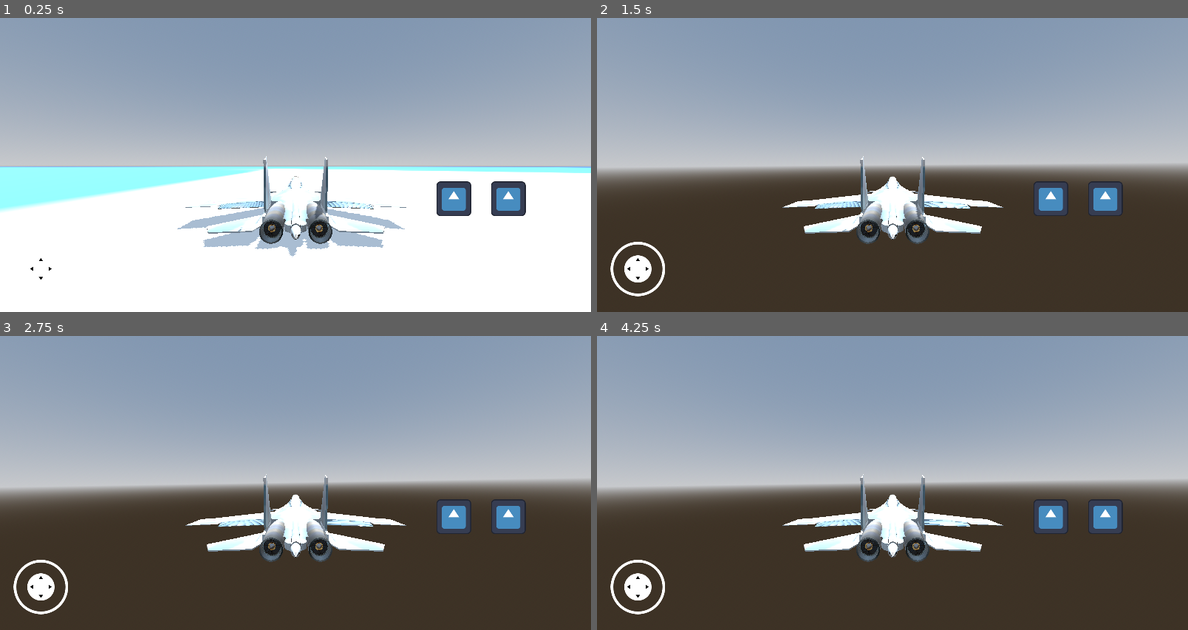
Above: before the commit, frames 1-4 (two rows, left to right).
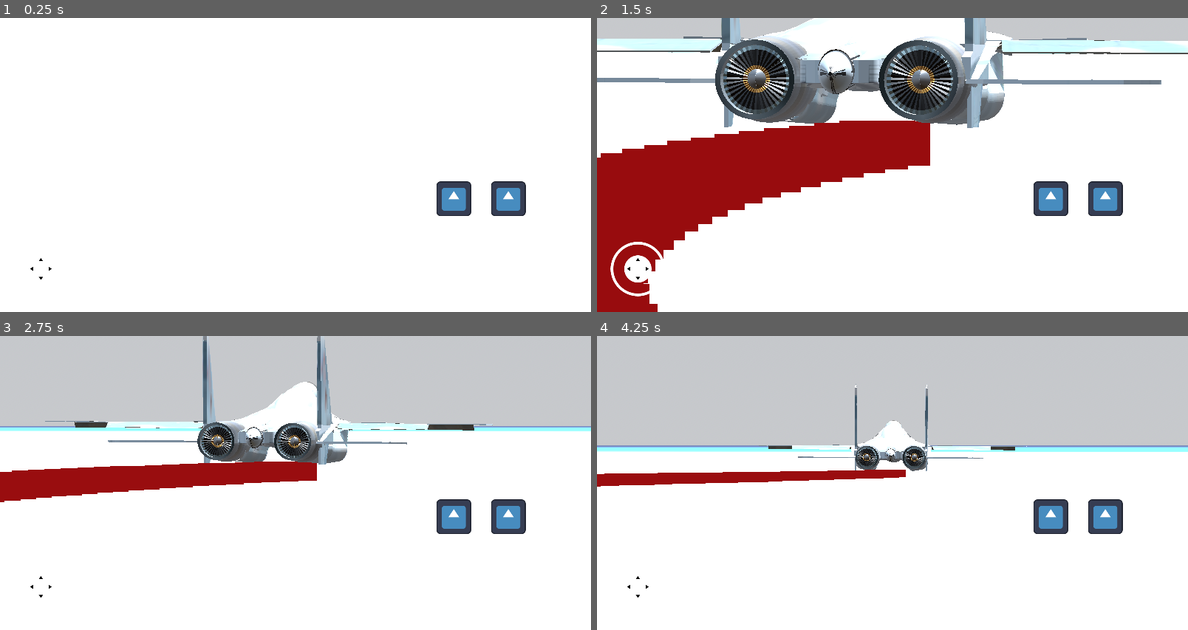
Above: after the commit, the same moments.

Repository: shahriarlabib000/Jet
Game: Godot game, scene res://scenes/main/main.tscn
Two runs of this game, one before a commit and one after it. Both use one fixed random seed, a clock stepped at 60 frames per second and the inputs below. The engine's default icon, where the game draws it, is replaced by a stand-in: a white triangle on a blue panel in a dark square.
Inputs (mouse positions are in pixels of both pictures, inside the frame that each line leads up to):
- Up to frame 1 (0.25 s): no input
- Up to frame 2 (1.5 s): move the mouse to (1022, 150) at 0.52 s; hold Right (ui_right) 0.53-1.25 s; click (1022, 150) at 0.67 s; drag from (774, 179) to (862, 223) at 1.27 s
- Up to frame 3 (2.75 s): move the mouse to (354, 418) at 2.02 s; hold Right (ui_right) from 2.03 s (still down)
- Up to frame 4 (4.25 s): release Right (ui_right) at 2.75 s; drag from (862, 541) to (715, 438) at 2.77 s; move the mouse to (1069, 527) at 3.52 s; hold Left (ui_left) from 3.53 s (still down)

The runs differ from the first frame. In frame 1, 59% of the frame differs, in the area x 0-100%, y 0-82%; in frame 2, 95%; in frame 3, 96%; in frame 4, 96%, in the area x 0-100%, y 0-100%.

Commit message:
improvements

Diff:
--- a/scenes/jet/jet.gd
+++ b/scenes/jet/jet.gd
@@ -1,6 +1,6 @@
 extends RigidBody3D
 
-@export var speed:int=200
+@export var speed:int=500
 @export var rollSpeed:int=2000
 @export var turnSpeed:int=1500
 var dir:float=0
@@ -9,7 +9,8 @@
 	print(get_viewport().size)
 
 func _integrate_forces(state: PhysicsDirectBodyState3D) -> void:
-	state.add_constant_central_force(basis.z * -speed)
+	state.apply_central_force(basis.z * -speed)
+
 
 func _physics_process(delta: float) -> void:
 	dir=Input.get_axis("ui_right","ui_left")
@@ -18,3 +19,4 @@
 	apply_torque(basis.x * delta * dir * turnSpeed)
 	dir=Input.get_axis("rRight","rLeft")
 	apply_torque(basis.z * delta * dir * rollSpeed)
+	$thirdPerson.global_rotation.z=0
--- a/scenes/jet/jet.tscn
+++ b/scenes/jet/jet.tscn
@@ -9,10 +9,23 @@
 [sub_resource type="BoxShape3D" id="BoxShape3D_e4iim"]
 size = Vector3(11, 1, 5)
 
+[sub_resource type="ParticleProcessMaterial" id="ParticleProcessMaterial_el7ce"]
+gravity = Vector3(0, 0, 0)
+
+[sub_resource type="StandardMaterial3D" id="StandardMaterial3D_1kns0"]
+albedo_color = Color(1, 0, 0, 1)
+billboard_mode = 3
+particles_anim_h_frames = 1
+particles_anim_v_frames = 1
+particles_anim_loop = false
+
+[sub_resource type="QuadMesh" id="QuadMesh_1lgn5"]
+material = SubResource("StandardMaterial3D_1kns0")
+
 [node name="jet" type="RigidBody3D"]
 gravity_scale = 0.0
 linear_damp = 3.0
-angular_damp = 3.0
+angular_damp = 8.0
 script = ExtResource("1_2ib58")
 
 [node name="Sketchfab_Scene" parent="." instance=ExtResource("1_o72pv")]
@@ -26,5 +39,17 @@
 transform = Transform3D(1, 0, 0, 0, 1, 0, 0, 0, 1, 0, 1.5, 4.116)
 shape = SubResource("BoxShape3D_e4iim")
 
-[node name="Camera3D" type="Camera3D" parent="."]
+[node name="thirdPerson" type="Camera3D" parent="."]
 transform = Transform3D(1, 0, 0, 0, 1, 0, 0, 0, 1, 0, 3.32246, 14.7547)
+current = true
+far = 40000.0
+
+[node name="firstPerson" type="Camera3D" parent="."]
+transform = Transform3D(1, 0, 0, 0, 1, 0, 0, 0, 1, 0, 2.18542, -2.16188)
+far = 40000.0
+
+[node name="GPUParticles3D" type="GPUParticles3D" parent="."]
+amount = 500
+lifetime = 5.0
+process_material = SubResource("ParticleProcessMaterial_el7ce")
+draw_pass_1 = SubResource("QuadMesh_1lgn5")
--- /dev/null
+++ b/scenes/main/main.gd
@@ -0,0 +1,12 @@
+extends Node3D
+
+
+# Called when the node enters the scene tree for the first time.
+func _ready() -> void:
+	pass # Replace with function body.
+
+
+# Called every frame. 'delta' is the elapsed time since the previous frame.
+func _process(delta: float) -> void:
+	$ground.fov=1#(100/$ground.position.distance_to($jet.position))* 100
+	$ground.look_at($jet.position)
--- a/scenes/main/main.tscn
+++ b/scenes/main/main.tscn
@@ -1,6 +1,7 @@
-[gd_scene load_steps=8 format=3 uid="uid://mhp42hdmvsdc"]
+[gd_scene load_steps=11 format=3 uid="uid://mhp42hdmvsdc"]
 
 [ext_resource type="PackedScene" uid="uid://bwwu1hjv3w6wm" path="res://scenes/jet/jet.tscn" id="1_0h8xm"]
+[ext_resource type="Script" path="res://scenes/main/main.gd" id="1_apctb"]
 [ext_resource type="Texture2D" uid="uid://bw602kdmmmyb" path="res://icon.svg" id="2_pnety"]
 [ext_resource type="PackedScene" uid="uid://ca5t28y8hxhvd" path="res://scenes/ui/ui.tscn" id="3_klmi0"]
 
@@ -16,10 +17,19 @@
 sky = SubResource("Sky_ptej4")
 tonemap_mode = 2
 
-[sub_resource type="StandardMaterial3D" id="StandardMaterial3D_kdidy"]
+[sub_resource type="StandardMaterial3D" id="StandardMaterial3D_lfbhl"]
+cull_mode = 2
 albedo_texture = ExtResource("2_pnety")
 
+[sub_resource type="PlaneMesh" id="PlaneMesh_jydw4"]
+material = SubResource("StandardMaterial3D_lfbhl")
+size = Vector2(10000, 10000)
+
+[sub_resource type="ConcavePolygonShape3D" id="ConcavePolygonShape3D_16jol"]
+data = PackedVector3Array(5000, 0, 5000, -5000, 0, 5000, 5000, 0, -5000, -5000, 0, 5000, -5000, 0, -5000, 5000, 0, -5000)
+
 [node name="main" type="Node3D"]
+script = ExtResource("1_apctb")
 
 [node name="WorldEnvironment" type="WorldEnvironment" parent="."]
 environment = SubResource("Environment_cehjv")
@@ -30,8 +40,16 @@
 
 [node name="jet" parent="." instance=ExtResource("1_0h8xm")]
 
-[node name="CSGBox3D" type="CSGBox3D" parent="."]
-size = Vector3(1000, 1, 1000)
-material = SubResource("StandardMaterial3D_kdidy")
+[node name="ui" parent="." instance=ExtResource("3_klmi0")]
 
-[node name="ui" parent="." instance=ExtResource("3_klmi0")]
+[node name="floor" type="StaticBody3D" parent="."]
+
+[node name="MeshInstance3D" type="MeshInstance3D" parent="floor"]
+mesh = SubResource("PlaneMesh_jydw4")
+
+[node name="CollisionShape3D" type="CollisionShape3D" parent="floor"]
+shape = SubResource("ConcavePolygonShape3D_16jol")
+
+[node name="ground" type="Camera3D" parent="."]
+transform = Transform3D(1, 0, 0, 0, 1, 0, 0, 0, 1, 0, 1.40159, 0)
+current = true
Not shown: 1 places in scenes/jet/jet.tscn that only renumber resources
